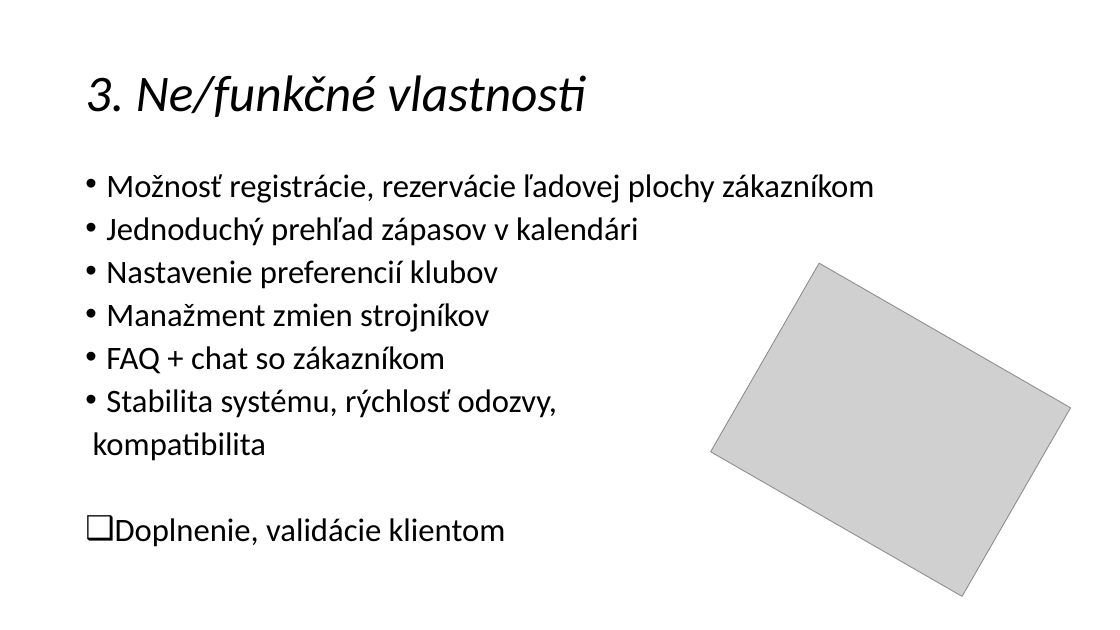
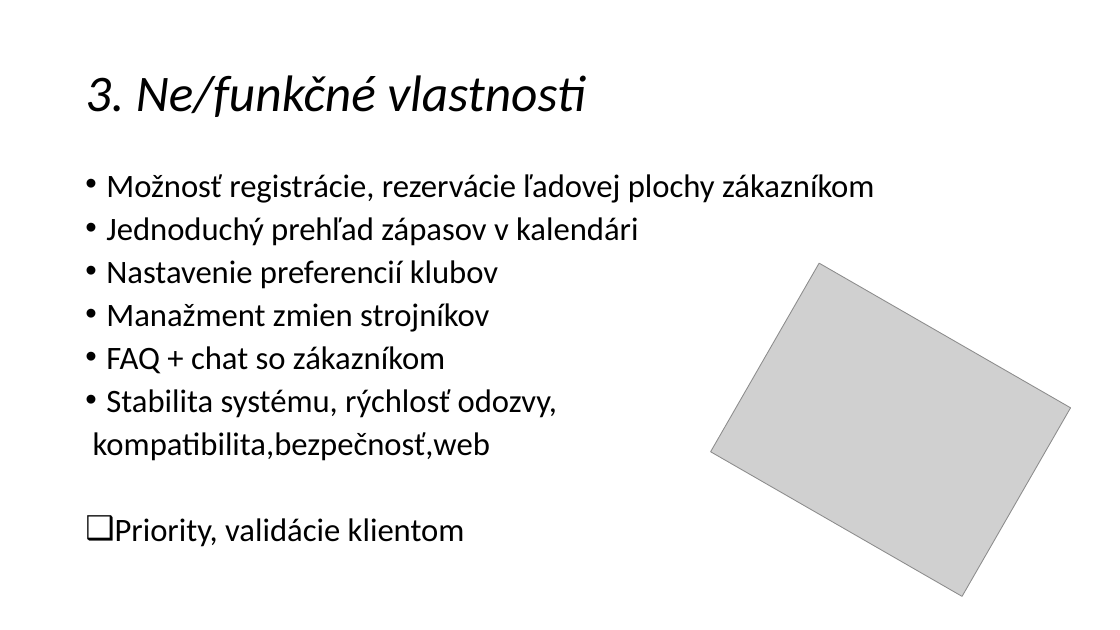
Before and after one commit to PavolGrofcik/PSI, a slide deck: slide 4 of PPT 3.pptx. Drawn at 1120x630 pixels with LibreOffice and Linux fonts; fonts in the diff are those of the drawing; grey boxes stand for pictures. Boxes give left, top, right and bottom in pixels: in the first picture for what was removed or moved away, otherwise in the second. Text is boxed around its words. In the diff, an @@ line names an element or a change of style, - is before the commit and + after.

```diff
--- a/PPT 3.pptx
+++ b/PPT 3.pptx
@@ text at (x1=93, y1=432, x2=490, y2=547): text changed @@
-kompatibilita
-❑ Doplnenie, validácie klientom
+kompatibilita,bezpečnosť,web
+❑ Priority, validácie klientom
```
Also in this commit, not shown: 1 other slide changed, 2 other files.
